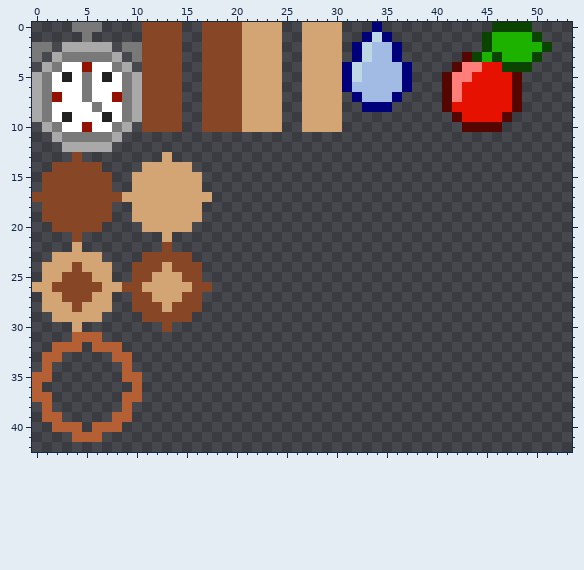
Pixel-art sprite: assets/ui.png. This is how it looked before the edit.
The file is 64x64 pixels. Shown: x 0..53, y 0..42.
Once edited:
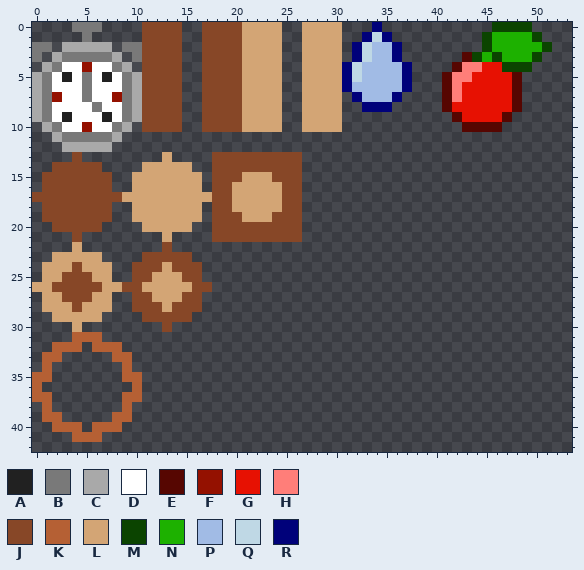
Palette (. is transparent): A #212121  B #797979  C #a9a9a9  D #ffffff  E #560601  F #941100  G #e71102  H #ff7e79  J #874727  K #b56034  L #d3a575  M #0b4400  N #1db100  P #a1bbe5  Q #bfd8e5  R #00017a
The edit:
{"y":13,"x":18,"old":".........","new":"JJJJJJJJJ"}
{"y":14,"x":18,"old":".........","new":"JJJJJJJJJ"}
{"y":15,"x":18,"old":".........","new":"JJJLLLJJJ"}
{"y":16,"x":18,"old":".........","new":"JJLLLLLJJ"}
{"y":17,"x":18,"old":".........","new":"JJLLLLLJJ"}
{"y":18,"x":18,"old":".........","new":"JJLLLLLJJ"}
{"y":19,"x":18,"old":".........","new":"JJJLLLJJJ"}
{"y":20,"x":18,"old":".........","new":"JJJJJJJJJ"}
{"y":21,"x":18,"old":".........","new":"JJJJJJJJJ"}
{"label":"added","picture_box":[212,152,302,242]}
